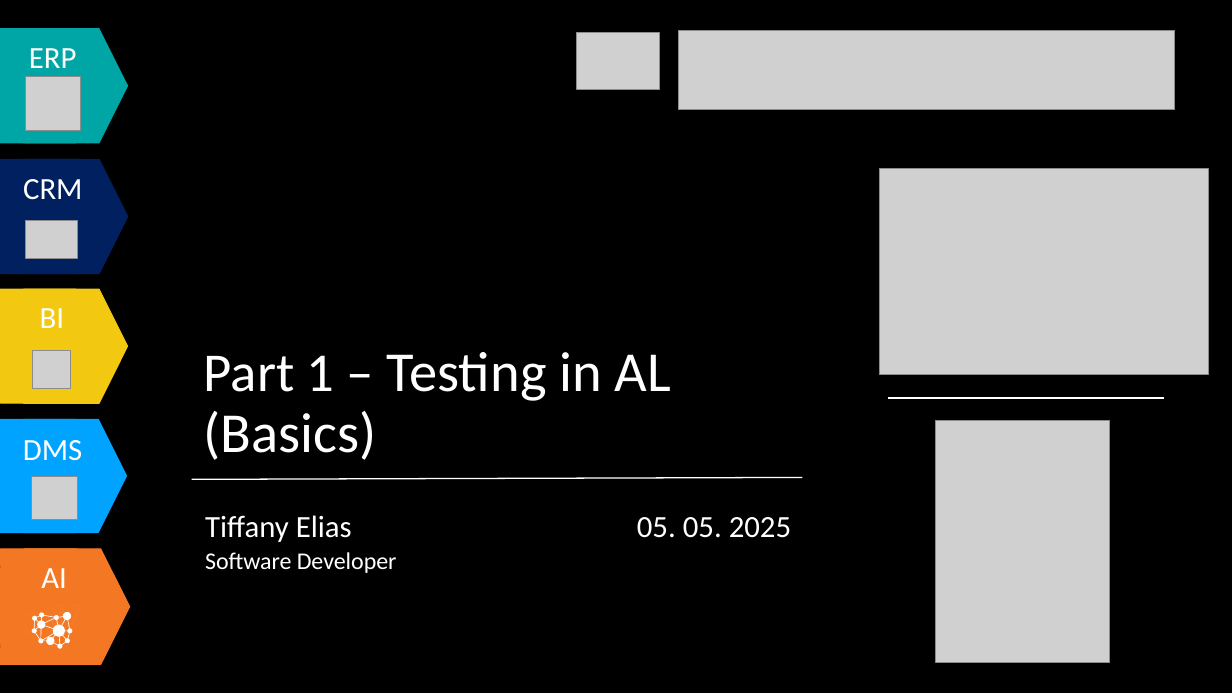
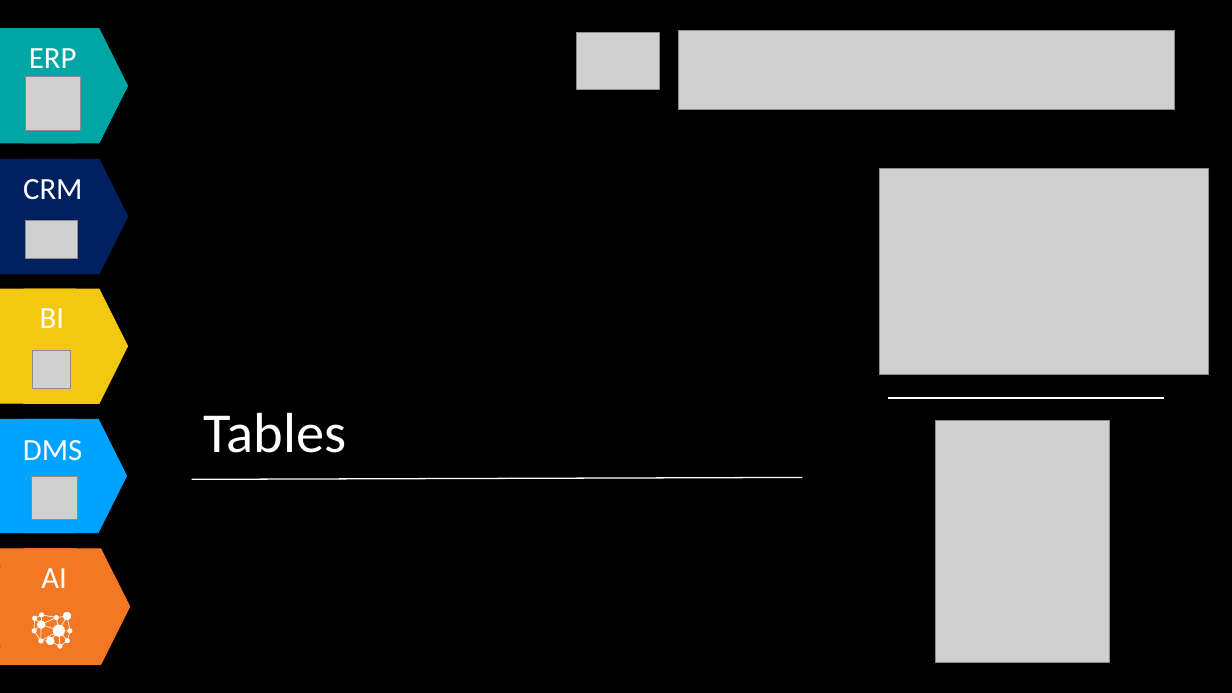
Before and after one commit to Tiffany0160/AdvancedCustomerPage, a slide deck: slide 11 of Document/Business Extension Presentation.pptx (slide 6 before the commit). Drawn at 1232x693 pixels with LibreOffice and Linux fonts; fonts in the diff are those of the drawing; grey boxes stand for pictures. Boxes give left, top, right and bottom in pixels: in the first picture for what was removed or moved away, otherwise in the second. Text is boxed around its words. In the diff, an @@ line names an element or a change of style, - is before the commit and + after.

```diff
--- a/Document/Business Extension Presentation.pptx
+++ b/Document/Business Extension Presentation.pptx
@@ text at box(204, 412, 347, 453): text changed @@
-Part 1 – Testing in AL (Basics)
+Tables
@@ text removed at box(205, 515, 397, 573) @@
-Tiffany Elias
-Software Developer
@@ text removed at box(637, 517, 791, 538) @@
-05. 05. 2025
```
Also in this commit, not shown: 14 other slides changed, 17 slides added, 2 other files.
